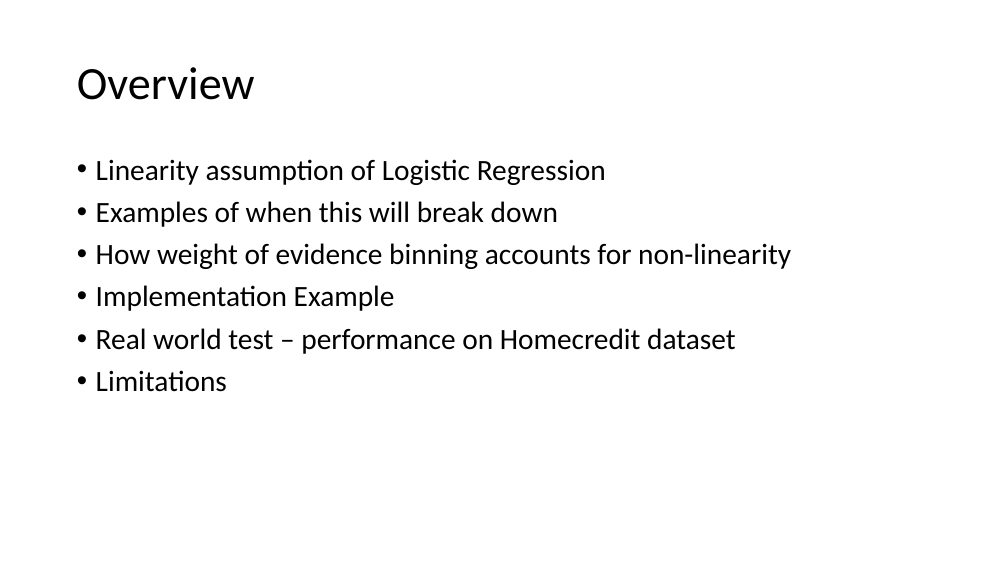
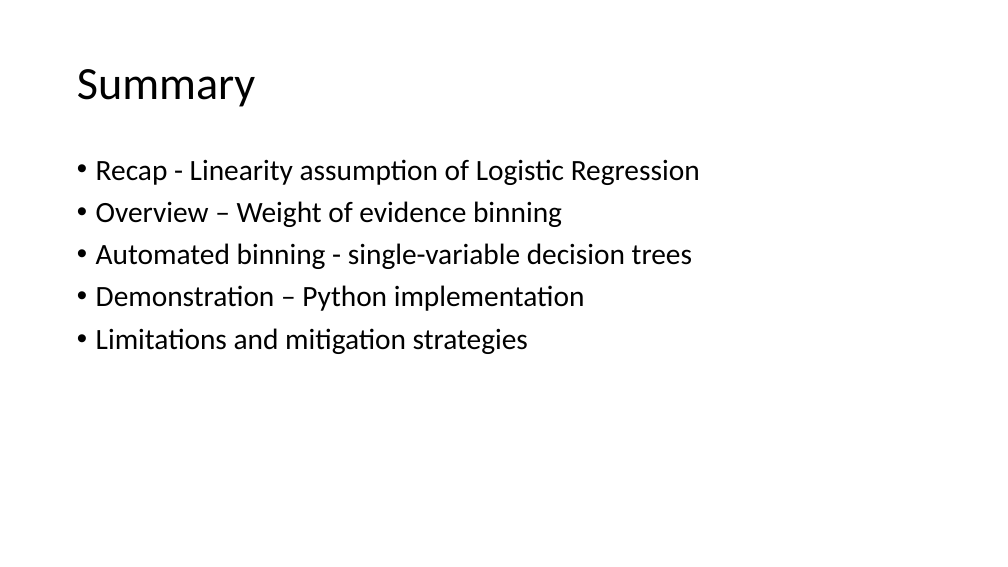
Before and after one commit to oli5679/WeightOfEvidenceDemo, a slide deck: slide 2 of Presentation.pptx. Drawn at 1008x567 pixels with LibreOffice and Linux fonts; fonts in the diff are those of the drawing. Boxes give left, top, right and bottom in pixels: in the first picture for what was removed or moved away, otherwise in the second. Text is boxed around its words. In the diff, an @@ line names an element or a change of style, - is before the commit and + after.

```diff
--- a/Presentation.pptx
+++ b/Presentation.pptx
@@ title at [77,69,255,107]: text changed @@
-Overview
+Summary
@@ text at [96,159,700,354]: text changed @@
-• Linearity assumption of Logistic Regression
-• Examples of when this will break down
-• How weight of evidence binning accounts for non-linearity
-• Implementation Example
-• Real world test – performance on Homecredit dataset
-• Limitations
+• Recap - Linearity assumption of Logistic Regression
+• Overview – Weight of evidence binning
+• Automated binning - single-variable decision trees
+• Demonstration – Python implementation
+• Limitations and mitigation strategies
```
Also in this commit, not shown: 5 other slides changed, 2 slides added, 1 slide removed, 1 other file.
